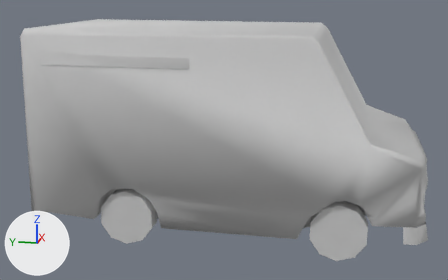
Two versions of the Blender file Vehicle Templates/Models/IceCream_Truck.blend, one commit apart.
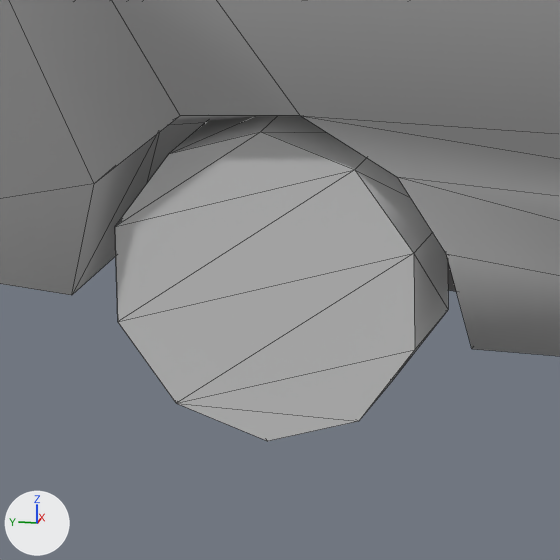
The first picture shows the older version from a camera (50 mm lens) standing at (-8.49, -1.75, 3.28) and looking at (-0.02, -0.06, 1.16). The close-ups show both versions on the part from 18% to 39% of the width and 61% to 94% of the height of that picture; other places that the commit changed are outside them. Every picture has the same lights, and +X, +Y and +Z are marked at lower left. The close-ups show mesh edges as thin lines.

The first close-up shows 'IceCream_Truck Body', 'IceCream_Truck_Wheel_Rear_R'.
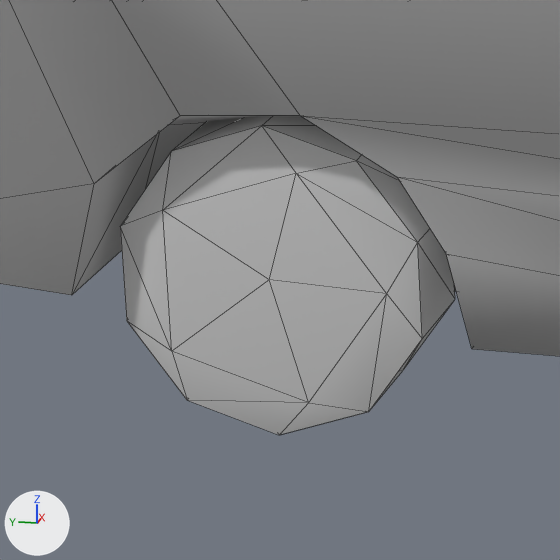
Where the newer file only moved an object's origin or applied its transform, the numbers keep the older frame.

Changed parts and their boxes [x1, y1, x2, y2] in the close-ups (560 x 560 px; the box of a moved part takes in the faces that stretch with it):
'IceCream_Truck_Wheel_Rear_R', reshaped, moved, turned: before [115, 116, 448, 441]; after [120, 116, 455, 435]
part 1 of me_icecream_truck_wheel_front_l_002, moved or reshaped: before [169, 116, 448, 417]; after [172, 116, 455, 410]
part 2 of me_icecream_truck_wheel_front_l_002, moved or reshaped (not visible before): after [120, 126, 422, 435]
part 3 of me_icecream_truck_wheel_front_l_002, deleted: before [115, 132, 415, 441]

The change, as a list of edits to the scene's bpy script:
```text
Change me_icecream_truck_wheel_front_l_002:
    where me_icecream_truck_wheel_front_l_002.from_pydata(...)  # 46 vertices, 48 faces; spans x -0.141..0.133, y -0.362..0.362, z -0.347..0.346
    used by ob_icecream_truck_wheel_rear_r; location = (-1.099, 1.004, 0.354); rotation_euler = (1.571, 0.0, 0.0), in degrees (90, 0, 0)
    me_icecream_truck_wheel_front_l_002 part 1: the loose piece of 20 vertices spanning x -0.141..0.103, y -0.362..0.362, z -0.347..0.346 is turned -180 degrees about the x axis through its middle, then moved by (-0.039, 0.0, 0.001)
    me_icecream_truck_wheel_front_l_002 part 2: the loose piece of 16 vertices spanning x 0.091..0.133, y -0.362..0.362, z -0.347..0.346 is turned -180 degrees about the x axis through its middle, then moved by (-0.039, 0.0, 0.001)
    me_icecream_truck_wheel_front_l_002 part 3: the loose piece of 10 vertices spanning x -0.141, y -0.362..0.362, z -0.347..0.346 is deleted
Change ob_icecream_truck_wheel_rear_r:
    ob_icecream_truck_wheel_rear_r.location: (-1.099, 1.004, 0.354) -> (-1.138, 1.004, 0.354)
    ob_icecream_truck_wheel_rear_r.rotation_euler: (1.571, 0.0, 0.0) -> (1.571, 3.142, 0.0)  # degrees (90, 0, 0) -> degrees (90, 180, 0)
```
